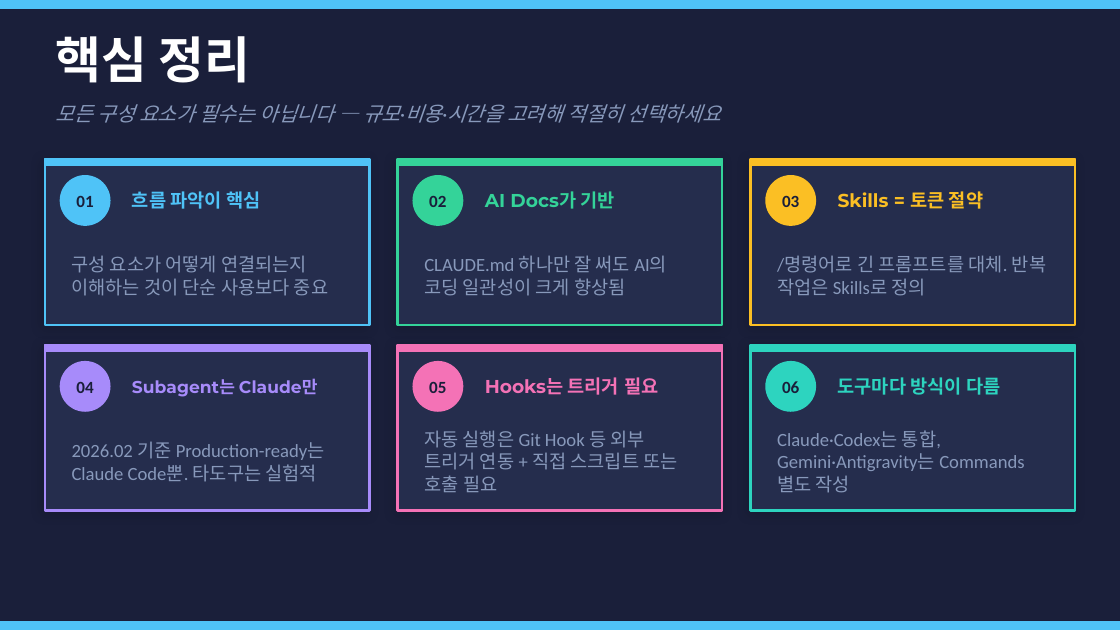
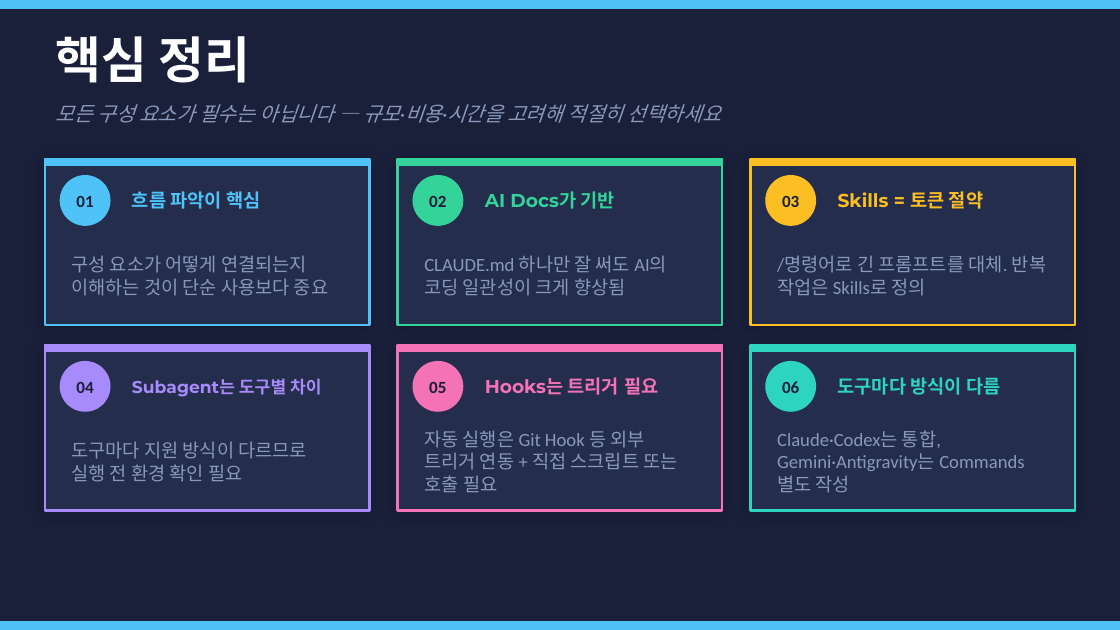
Before and after one commit to hb9397/AI_Agent_docs, a slide deck: slide 14 of Docs/AI_Agent_활용을 위한 개념.pptx. Drawn at 1120x630 pixels with LibreOffice and Linux fonts; fonts in the diff are those of the drawing. Boxes give left, top, right and bottom in pixels: in the first picture for what was removed or moved away, otherwise in the second. Text is boxed around its words. In the diff, an @@ line names an element or a change of style, - is before the commit and + after.

```diff
--- a/Docs/AI_Agent_활용을 위한 개념.pptx
+++ b/Docs/AI_Agent_활용을 위한 개념.pptx
@@ text at <box>132,378,322,397</box>: text changed @@
-Subagent는 Claude만
+Subagent는 도구별 차이
@@ text at <box>72,441,307,482</box>: text changed @@
-2026.02 기준 Production-ready는 Claude Code뿐. 타도구는 실험적
+도구마다 지원 방식이 다르므로 실행 전 환경 확인 필요
```
Also in this commit, not shown: 6 other slides changed, 6 other files.
